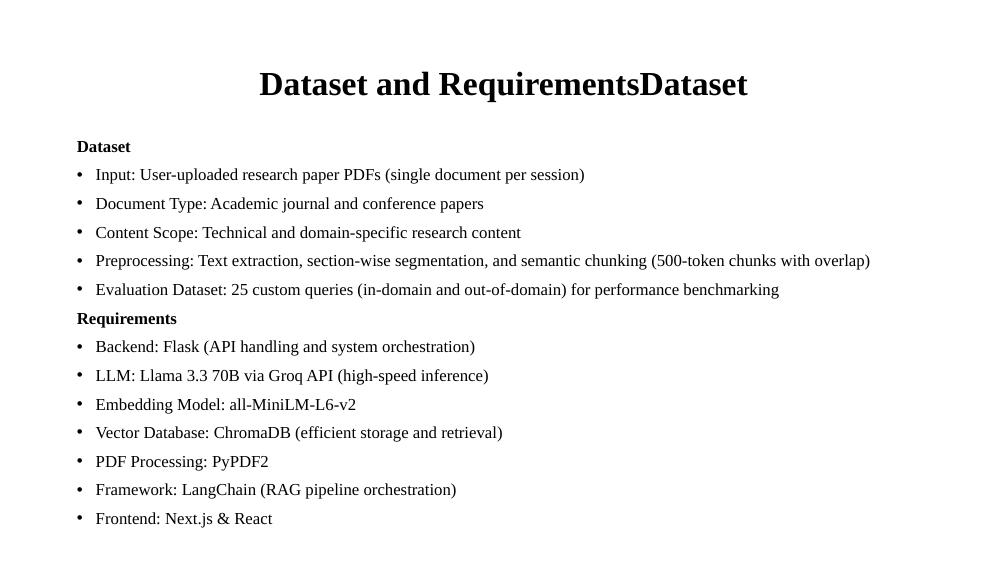
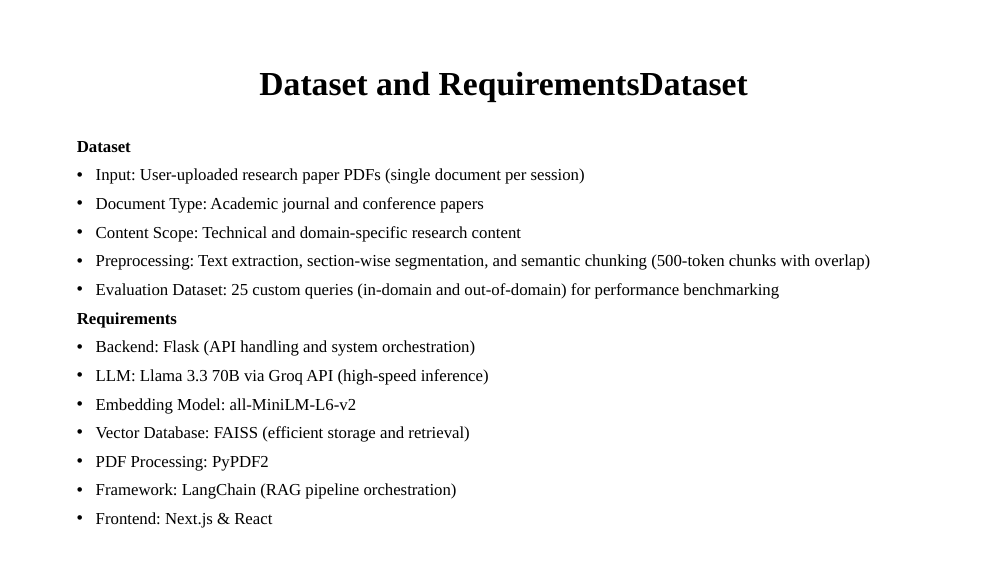
Before and after one commit to sreekarmovva/AI-Research-Paper-Assistant, a slide deck: slide 9 of documentations/A-8.pptx. Drawn at 1008x567 pixels with LibreOffice and Linux fonts; fonts in the diff are those of the drawing. Boxes give left, top, right and bottom in pixels: in the first picture for what was removed or moved away, otherwise in the second. Text is boxed around its words. In the diff, an @@ line names an element or a change of style, - is before the commit and + after.

```diff
--- a/documentations/A-8.pptx
+++ b/documentations/A-8.pptx
@@ text at <box>96,426,469,442</box>: text changed @@
-• Vector Database: ChromaDB (efficient storage and retrieval)
+• Vector Database: FAISS (efficient storage and retrieval)
```
Also in this commit, not shown: 1 other slide changed.
